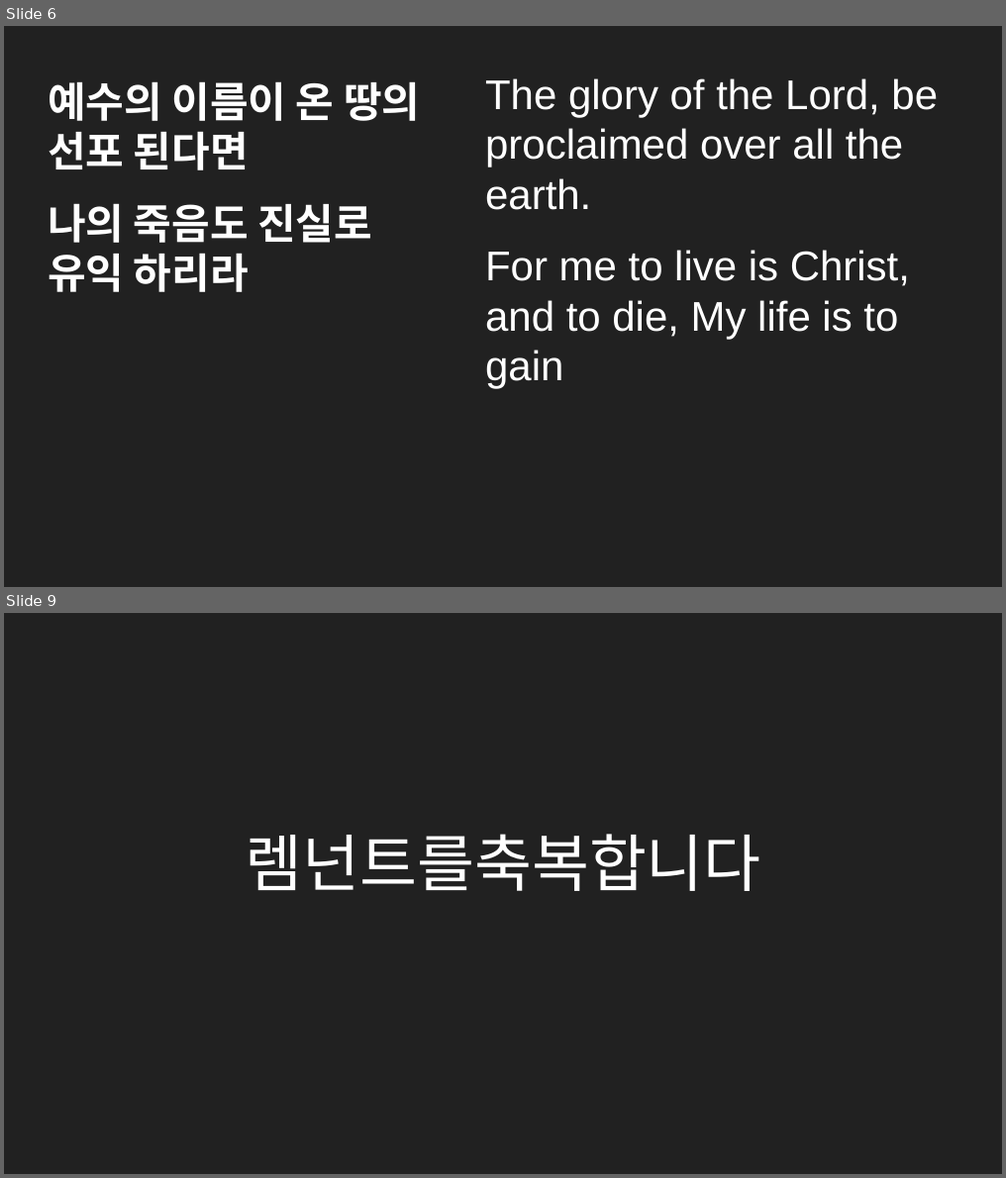
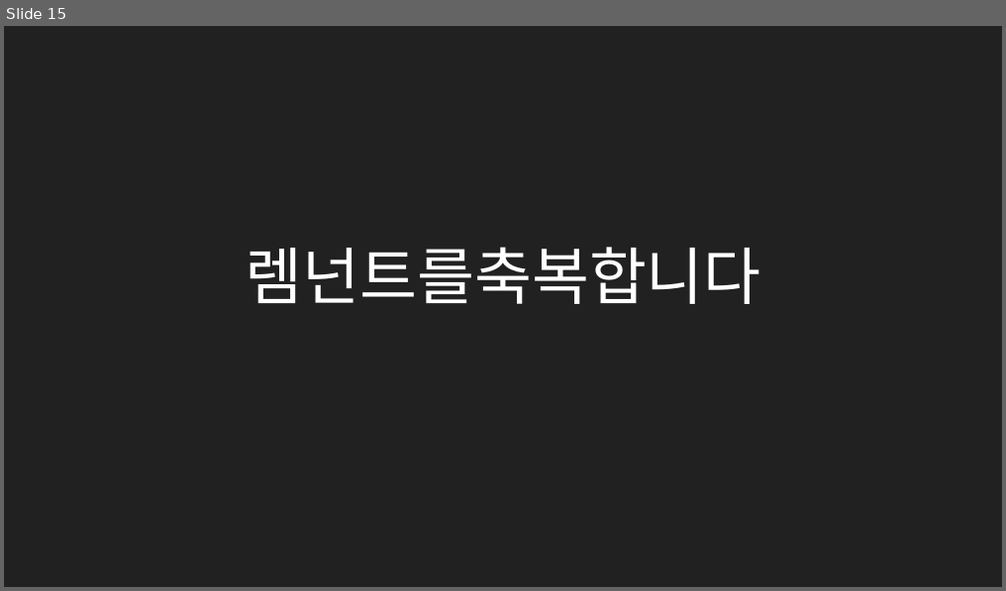
Before and after one commit to MiniMinja/ForSunday, a slide deck: postwor.pptx. Shown one above the other, each under a label of ours: slides 6 and 9 before the commit, slide 15 after it; the slides between them are not shown. The pictures are 1006x1178 and 1006x591 pixels, drawn with LibreOffice and Linux fonts; fonts in the diff are those of the drawing. Boxes give left, top, right and bottom in pixels: in the first picture for what was removed or moved away, otherwise in the second. Text is boxed around its words. In the diff, an @@ line names an element or a change of style, - is before the commit and + after.

```diff
--- a/postwor.pptx
+++ b/postwor.pptx
@@ slide 6 removed at (4,26,1002,587), background #212121 @@
@@ text removed at (48,81,420,292) @@
-예수의 이름이 온 땅의 선포 된다면
-나의 죽음도 진실로 유익 하리라
@@ text removed at (485,78,938,389) @@
-The glory of the Lord, be proclaimed over all the earth.
-For me to live is Christ, and to die, My life is to gain
@@ what was slide 9 is now slide 15 @@
```
Also in this commit, not shown: 1 slide changed, 23 slides added, 10 other slides removed.
